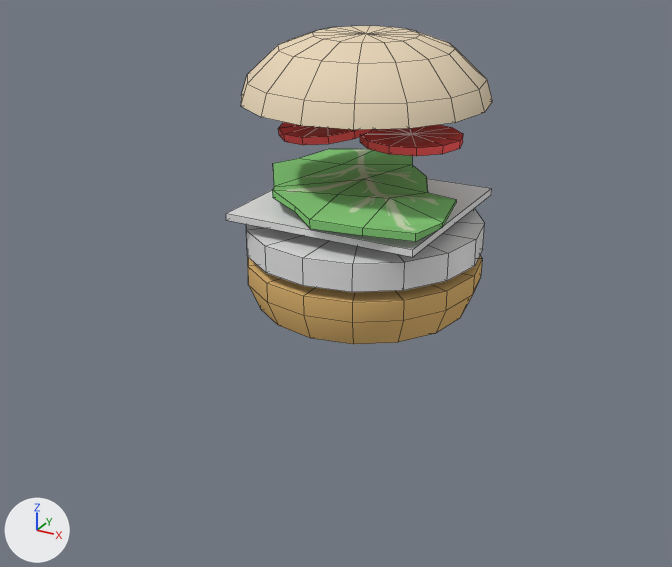
A saved change to the Blender file Models/Burger.blend.
The view is the same before and after, from a 50 mm camera at (0.335, -0.657, 0.32) aimed at (-0.009, -0.032, 0.008). The axes (+X, +Y, +Z) are drawn at lower left. The lights are the same throughout. Mesh edges are drawn as thin lines.

Script lines for the objects in view, before the commit:
```python
me_cube_002 = bpy.data.meshes.new('Cube.002')
me_cube_002.from_pydata(...)  # 40 vertices, 38 faces; spans x -0.089..0.089, y -0.089..0.108, z 0.0..0.018
me_cube_002.materials.append(mat_material_003)  # picture img_lettuce_base_color
# before: 5 (-0.089, 0.0, 0.009) at pixel (273, 170), 9 (0.085, -0.009, 0.013) at pixel (456, 199), 25 (0.0, 0.0, 0.014) at pixel (364, 179), 28 (0.0, -0.044, 0.014) at pixel (338, 194), 37 (0.0, -0.044, 0.009)
# before: 39 (0.085, -0.009, 0.01) at pixel (456, 203)
me_cylinder = bpy.data.meshes.new('Cylinder')
me_cylinder.from_pydata(...)  # 66 vertices, 80 faces; spans x -0.1..0.1, y -0.1..0.1, z 0.0..0.05
me_cylinder.polygons.foreach_set('use_smooth', [True] * 80)
me_cylinder.materials.append(mat_material_004)  # beige #e7bc77
me_cylinder_001 = bpy.data.meshes.new('Cylinder.001')
me_cylinder_001.from_pydata(...)  # a 16-sided cylinder along z spanning x -0.1..0.1, y -0.1..0.1, z 0.0..0.023
me_cylinder_001.polygons.foreach_set('use_smooth', [True] * 48)
ob_bunbottom = bpy.data.objects.new('BunBottom', me_cylinder)
ob_bunbottom.location = (0.0, 0.0, -0.025)
ob_burger = bpy.data.objects.new('Burger', me_cylinder_001)
ob_burger.location = (0.0, 0.0, 0.0336)
ob_lettuce = bpy.data.objects.new('Lettuce', me_cube_002)
ob_lettuce.location = (0.0, 0.0, 0.0762)
# also in view: 'BunTop' at (0.0, 0.0, 0.183); 'Cheese' at (0.0, 0.0, 0.07); 'Tomato' at (0.011, 0.014, 0.137)
```
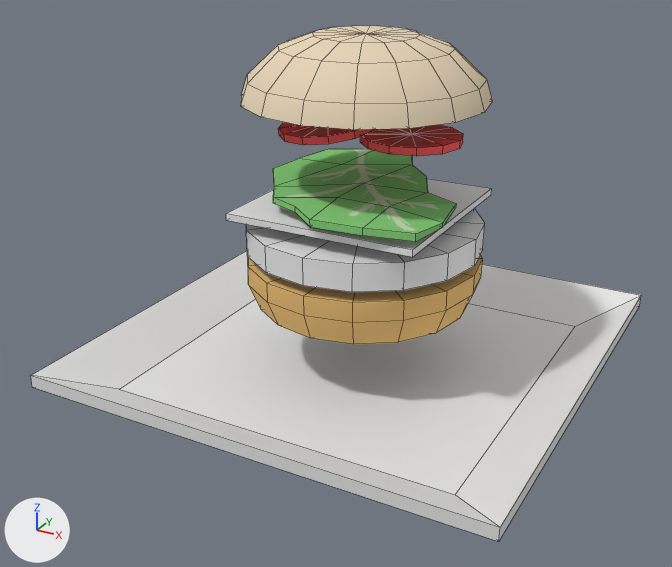
Where the change shows, as pixel boxes (x1, y1, x2, y2) in the pictures (672 x 567 px; the box of a moved part takes in the faces that stretch with it):
'Cube', added: after (31, 250, 641, 541)
'Lettuce', reshaped: before (272, 149, 456, 242); after (273, 149, 456, 242)
part 1 of me_cube_002, moved or reshaped: before (272, 158, 456, 234); after (273, 158, 456, 234)

The change, as a list of edits to the scene's bpy script:
```text
Change me_cube_002:
    where me_cube_002.from_pydata(...)  # 40 vertices, 38 faces; spans x -0.089..0.089, y -0.089..0.108, z 0.0..0.018
    used by ob_lettuce; location = (0.0, 0.0, 0.0762)
    me_cube_002 part 1
    add for i in [9, 25, 39]: me_cube_002.vertices[i].co += Vector((0.0, 0.0, -0.003))
    add for i in [5, 28, 37]: me_cube_002.vertices[i].co += Vector((0.0, 0.0, -0.002))
    me_cube_002.vertices[6].co: (-0.089, 0.0, 0.015) -> (-0.089, 0.0, 0.011)  # pixel (272, 163) -> pixel (273, 168)
    me_cube_002.vertices[16].co: (0.0, -0.089, 0.0) -> (0.0, -0.089, 0.001)  # pixel (310, 228) -> pixel (310, 227)
    me_cube_002.vertices[27].co: (-0.049, -0.064, 0.016) -> (-0.049, -0.064, 0.01)  # pixel (272, 189) -> pixel (272, 197)
    me_cube_002.vertices[29].co: (0.044, -0.044, 0.018) -> (0.044, -0.044, 0.011)  # pixel (389, 198) -> pixel (389, 206)
    me_cube_002.vertices[34].co: (0.0, 0.0, 0.009) -> (0.0, 0.0, 0.006)
    me_cube_002.vertices[36].co: (0.044, -0.044, 0.011) -> (0.044, -0.044, 0.004)
    me_cube_002.vertices[38].co: (-0.049, -0.064, 0.01) -> (-0.049, -0.064, 0.005)  # pixel (272, 197) -> pixel (272, 203)
Add me_cube:
    me_cube.from_pydata([(-0.15, -0.15, -0.005), (-0.15, -0.15, 0.005), (-0.15, 0.15, -0.005), (-0.15, 0.15, 0.005), (0.15, -0.15, -0.005), (0.15, -0.15, 0.005), (0.15, 0.15, -0.005), (0.15, 0.15, 0.005), (-0.198, 0.198, 0.018), (-0.198, -0.198, 0.018), (-0.198, -0.198, 0.029), (-0.198, 0.198, 0.029), (0.198, 0.198, 0.018), (0.198, 0.198, 0.029), (0.198, -0.198, 0.018), (0.198, -0.198, 0.029)], [], [(6, 2, 8, 12), (7, 5, 15, 13), (0, 4, 14, 9), (3, 7, 13, 11), (2, 6, 4, 0), (7, 3, 1, 5), (9, 10, 11, 8), (8, 11, 13, 12), (12, 13, 15, 14), (14, 15, 10, 9), (1, 3, 11, 10), (5, 1, 10, 15), (2, 0, 9, 8), (4, 6, 12, 14)])
Add ob_cube:
    ob_cube = bpy.data.objects.new('Cube', me_cube)
    ob_cube.location = (0.0, 0.0, -0.078)
```
